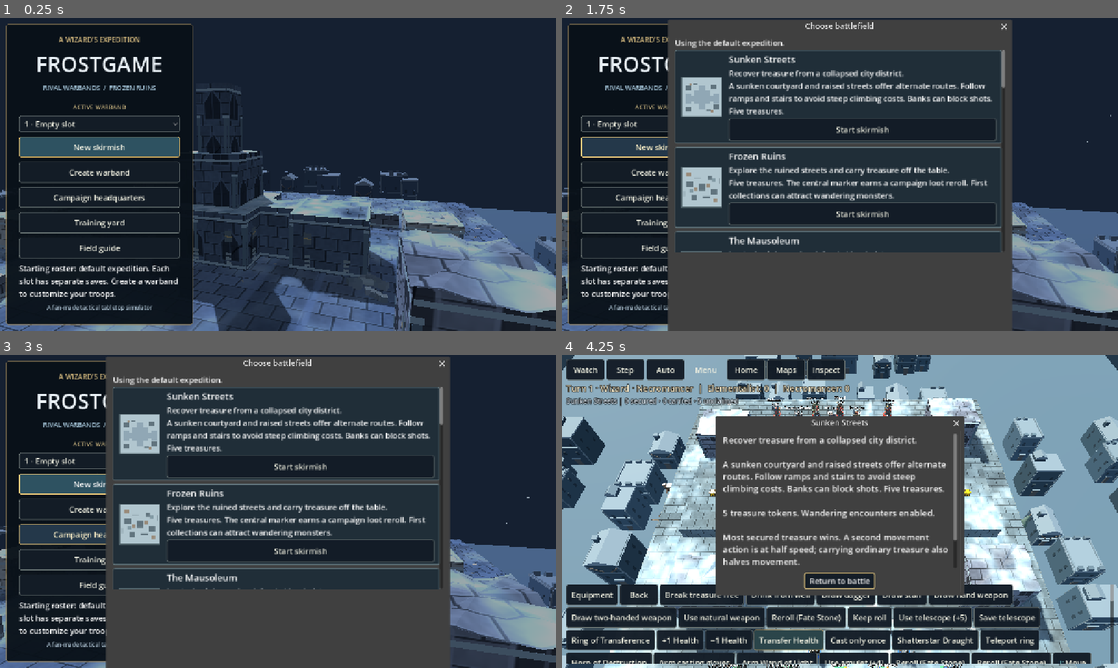
Above: before the commit, frames 1-4 (two rows, left to right).
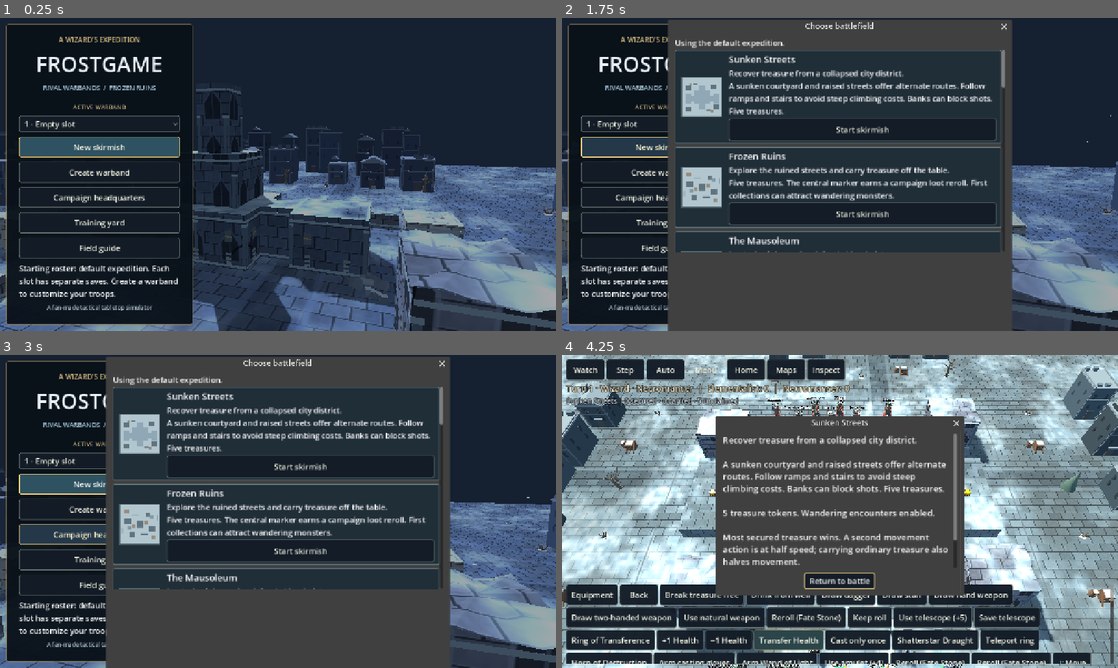
Above: after the commit, the same moments.

Repository: drag0nblad3/Frostgame
Game: Godot game, scene res://scenes/title.tscn
Same seed, same stepped clock (60 frames per second), same inputs: the game is played once before the commit and once after it.
Inputs:
- Up to frame 1 (0.25 s): no input
- Up to frame 2 (1.75 s): click "New skirmish" at 0.5 s; click "New skirmish" at 1.25 s
- Up to frame 3 (3 s): click "Campaign headquarters" at 2 s; click "Campaign headquarters" at 2.75 s
- Up to frame 4 (4.25 s): click "Start skirmish" at 3.5 s

The runs differ from the first frame. In frame 1, 5.7% of the frame differs, in the area x 0-100%, y 34-83%; in frame 2, 3.2%; in frame 3, 3.2%; in frame 4, 27%, in the area x 0-100%, y 0-100%.

Commit message:
Unify battlefield and city street level; remove floating tabletop frame

Diff:
--- a/src/view/board_view.gd
+++ b/src/view/board_view.gd
@@ -11,22 +11,31 @@
 
 var scenario_id := ""
 var cinematic := false
+var _scenery: Node3D
+var _board_size := Vector2.ZERO
+
+
+func _process(_delta: float) -> void:
+	if not is_instance_valid(_scenery):
+		return
+	var camera := get_viewport().get_camera_3d()
+	if camera!=null:
+		CityScenery.update_foreground(_scenery,camera.global_position,_board_size)
 
 
 func build(board: Board) -> void:
 	for c in get_children():
 		remove_child(c)
 		c.queue_free()
-	var top := MeshInstance3D.new()
-	var slab := BoxMesh.new()
-	slab.size = Vector3(board.size.x, 0.5, board.size.y)
-	top.mesh = slab
-	top.material_override = _mat(Color(0.74, 0.79, 0.86), 0.9)
-	top.position = TableSpace.to_world(board.size * 0.5, GroundMesh.bottom(board)-0.25)
-	add_child(top)
-	add_child(StoneFinish.floor_surface(board, scenario_id))
-	TerrainDressing.slab_frame(self, board)
-	add_child(CityScenery.build(board,board.id if scenario_id.is_empty() else scenario_id,cinematic))
+	var scenario := board.id if scenario_id.is_empty() else scenario_id
+	var floor_surface := StoneFinish.floor_surface(board,scenario)
+	var ground := DistrictGround.build(board,floor_surface.material_override)
+	add_child(ground)
+	add_child(floor_surface)
+	_scenery=CityScenery.build(board,scenario,cinematic)
+	add_child(_scenery)
+	_board_size=board.size
+	set_process(not cinematic)
 	for piece in board.pieces:
 		if piece.kind.ground_surface:
 			continue
--- a/src/view/city_scenery.gd
+++ b/src/view/city_scenery.gd
@@ -1,7 +1,7 @@
 class_name CityScenery
 extends RefCounted
-## Noninteractive district beyond the battlefield. Roofs stay below table level
-## in battle so no decorative geometry can hide the playable area.
+## Noninteractive city on the same street level as the playable battlefield.
+## Foreground districts are hidden only during low-angle outside camera views.
 
 
 static func build(board: Board, scenario: String, cinematic: bool = false) -> Node3D:
@@ -11,15 +11,16 @@
 		return root
 	var palette := VisualPalette.for_scenario(scenario)
 	var sky := Color(str(palette.get("sky","233849")))
-	var center := board.size * 0.5
-	var ground_y := -7.5
-	var floor_color := sky.lerp(Color(0.59,0.69,0.75),0.40)
-	MiniatureFactory.box(root,TableSpace.to_world(center,ground_y-0.15),Vector3(board.size.x+65,0.3,board.size.y+65),floor_color)
-	# Two irregular rings of miniature districts. A clear moat of space
-	# separates their roofs from the playable terrain border.
-	for layer in 2:
-		var distance := 7.0+layer*12.0
-		for side in 4:
+	var ground_y := 0.008
+	var floor_color := Color(str(palette.get("floor","687781"))).lerp(sky,0.18)
+	# Four batched districts. Wide streets and low near-edge props preserve
+	# battlefield sightlines without dropping the surrounding ground.
+	for side in 4:
+		var district := Node3D.new()
+		district.name="District%d"%side
+		root.add_child(district)
+		for layer in 2:
+			var distance := (8.0 if cinematic else 12.0)+layer*12.0
 			var length := board.size.x if side % 2 == 0 else board.size.y
 			var count := maxi(3, floori(length/5.5)+layer*2)
 			for i in count:
@@ -33,13 +34,13 @@
 					h += 2.0+float(posmod(seed,7))*0.35
 				var w := 2.5+float(posmod(seed,5))*0.30
 				var d := 2.8+float(posmod(seed,7))*0.21
-				_building(root,at,ground_y,h,w,d,tone,seed)
-				DistrictArchitecture.finish(root,at,ground_y,h,w,d,tone,seed)
-	EnvironmentDressing.outskirts(root,board,scenario,ground_y)
-	MiniatureBatch.bake(root)
-	for child in root.get_children():
-		if child is MeshInstance3D:
-			child.cast_shadow = GeometryInstance3D.SHADOW_CASTING_SETTING_OFF
+				_building(district,at,ground_y,h,w,d,tone,seed)
+				DistrictArchitecture.finish(district,at,ground_y,h,w,d,tone,seed)
+		EnvironmentDressing.outskirts_side(district,board,scenario,ground_y,side)
+		MiniatureBatch.bake(district)
+		for child in district.get_children():
+			if child is MeshInstance3D:
+				child.cast_shadow=GeometryInstance3D.SHADOW_CASTING_SETTING_OFF
 	return root
 
 
@@ -72,3 +73,15 @@
 			for j in 2:
 				MiniatureFactory.box(root,Vector3(at.x+(j-0.5)*w*0.48,y,at.y+side*d*0.5),Vector3(0.30,0.61,0.035),stone.darkened(0.28))
 				MiniatureFactory.box(root,Vector3(at.x+side*w*0.5,y,at.y+(j-0.5)*d*0.48),Vector3(0.035,0.61,0.30),stone.darkened(0.28))
+
+
+static func update_foreground(root: Node3D,camera: Vector3,size: Vector2) -> void:
+	var center := Vector3(size.x*0.5,0,size.y*0.5)
+	var offset := camera-center
+	var low := camera.y < Vector2(offset.x,offset.z).length()*0.62
+	for side in 4:
+		var district := root.get_node_or_null("District%d"%side) as Node3D
+		if district==null:
+			continue
+		var near := (side==0 and camera.z<0) or (side==1 and camera.x>size.x) or (side==2 and camera.z>size.y) or (side==3 and camera.x<0)
+		district.visible=not (low and near)
--- /dev/null
+++ b/src/view/district_ground.gd
@@ -0,0 +1,31 @@
+class_name DistrictGround
+extends RefCounted
+## Continuous world-space paving outside the actual game board. Never fills
+## the playable rectangle, so sunken courtyards and ramps remain intact.
+const EXTENT := 42.0
+const STREET_Y := 0.008
+
+
+static func strips(size: Vector2) -> Array[Rect2]:
+	var e := EXTENT
+	return [
+		Rect2(-e,-e,size.x+e*2.0,e),
+		Rect2(-e,size.y,size.x+e*2.0,e),
+		Rect2(-e,0,e,size.y),
+		Rect2(size.x,0,e,size.y)
+	]
+
+
+static func build(board: Board,material: Material) -> Node3D:
+	var root := Node3D.new()
+	root.name="DistrictGround"
+	for rect in strips(board.size):
+		var plane := PlaneMesh.new()
+		plane.size=rect.size
+		var node := MeshInstance3D.new()
+		node.mesh=plane
+		node.material_override=material
+		node.position=TableSpace.to_world(rect.get_center(),STREET_Y)
+		node.cast_shadow=GeometryInstance3D.SHADOW_CASTING_SETTING_OFF
+		root.add_child(node)
+	return root
--- a/src/view/environment_dressing.gd
+++ b/src/view/environment_dressing.gd
@@ -74,21 +74,19 @@
 	return false
 
 
-static func outskirts(root: Node3D,board: Board,scenario: String,y: float) -> void:
+static func outskirts_side(root: Node3D,board: Board,scenario: String,y: float,side: int) -> void:
 	if scenario in ["underground_library","training_yard"]:
 		return
-	# Scenic ring lies well below the lowest playable street.
-	for side in 4:
-		var length := board.size.x if side%2==0 else board.size.y
-		for i in 6:
-			var u := (i+0.5)*length/6.0
-			var gap := 3.0+float(posmod(i*7+side,5))*0.4
-			var at := Vector2(u,-gap) if side==0 else (Vector2(board.size.x+gap,u) if side==1 else (Vector2(u,board.size.y+gap) if side==2 else Vector2(-gap,u)))
-			var pos := Vector3(at.x,y,at.y)
-			var seed := i*23+side*11
-			if i%3==0:
-				EnvironmentVegetation.tree(root,pos,seed,scenario!="mausoleum" and (i+side)%3==0)
-			elif i%3==1:
-				EnvironmentProps.landmark(root,pos,scenario,seed)
-			else:
-				EnvironmentVegetation.shrub(root,pos,seed)
+	var length := board.size.x if side%2==0 else board.size.y
+	for i in 6:
+		var u := (i+0.5)*length/6.0
+		var gap := 4.5+float(posmod(i*7+side,5))*0.4
+		var at := Vector2(u,-gap) if side==0 else (Vector2(board.size.x+gap,u) if side==1 else (Vector2(u,board.size.y+gap) if side==2 else Vector2(-gap,u)))
+		var pos := Vector3(at.x,y,at.y)
+		var seed := i*23+side*11
+		if i%3==0:
+			EnvironmentVegetation.tree(root,pos,seed,scenario!="mausoleum" and (i+side)%3==0)
+		elif i%3==1:
+			EnvironmentProps.landmark(root,pos,scenario,seed)
+		else:
+			EnvironmentVegetation.shrub(root,pos,seed)
--- a/src/view/materials/frozen_stone.gdshader
+++ b/src/view/materials/frozen_stone.gdshader
@@ -8,6 +8,7 @@
 uniform vec2 footprint_origin = vec2(0.0);
 uniform vec2 footprint_size = vec2(36.0);
 uniform bool city_paving = false;
+uniform bool battle_boundary = false;
 uniform bool walkable_roof = false;
 uniform float building_height = 4.0;
 varying vec3 world_pos;
@@ -93,7 +94,18 @@
 		float crack = (1.0-smoothstep(0.010,0.035,fracture))*smoothstep(0.54,0.72,noise2(vec2(u,world_pos.y)*0.54));
 		rock *= 1.0-crack*0.62;
 	}
-	ALBEDO = mix(rock, ice, snow * 0.90);
+	vec3 surface_color = mix(rock, ice, snow * 0.90);
+	if (ground && battle_boundary && top) {
+		// The playable extent is marked by a thin inlaid stone band, not a raised frame.
+		vec2 p_edge = min(horizontal, footprint_size-horizontal);
+		float boundary = min(p_edge.x,p_edge.y);
+		float band = 1.0-smoothstep(0.035,0.10,abs(boundary));
+		surface_color = mix(surface_color,vec3(0.37,0.40,0.43),band*0.78);
+		// Subtle distinction outside the combat area without an abrupt material seam.
+		float beyond = 1.0-smoothstep(-3.0,-0.15,boundary);
+		surface_color *= 1.0-beyond*0.12;
+	}
+	ALBEDO = surface_color;
 	ROUGHNESS = mix(0.93, 0.64, snow);
 	SPECULAR = mix(0.21, 0.33, snow);
 }
--- a/src/view/stone_finish.gd
+++ b/src/view/stone_finish.gd
@@ -29,6 +29,7 @@
 	var mat := material(Color(str(palette.get("floor", "687781"))), true)
 	mat.set_shader_parameter("snow_amount", float(palette.get("snow", 0.86)))
 	mat.set_shader_parameter("footprint_size",board.size)
+	mat.set_shader_parameter("battle_boundary",true)
 	mat.set_shader_parameter("city_paving",scenario not in ["underground_library","worm_hunts","training_yard"] and board.id not in ["underground_library","worm_hunts","training_yard"])
 	node.material_override = mat
 	node.cast_shadow = GeometryInstance3D.SHADOW_CASTING_SETTING_OFF
--- /dev/null
+++ b/tests/unit/test_district_ground.gd
@@ -0,0 +1,37 @@
+extends TestCase
+
+
+func test_street_ring_has_no_overlap_with_playable_floor() -> void:
+	var board := BoardLoader.load_id("sunken_streets",TerrainDb.load_file())
+	var interior := Rect2(Vector2.ZERO,board.size)
+	var strips := DistrictGround.strips(board.size)
+	check_eq(strips.size(),4)
+	for rect in strips:
+		check(not rect.intersects(interior))
+	check_eq(strips[0].end.y,0.0)
+	check_eq(strips[1].position.y,board.size.y)
+	check_eq(strips[2].end.x,0.0)
+	check_eq(strips[3].position.x,board.size.x)
+	var floor_surface := StoneFinish.floor_surface(board,"sunken_streets")
+	var root := DistrictGround.build(board,floor_surface.material_override)
+	for child in root.get_children():
+		var mesh: MeshInstance3D=child
+		check(is_equal_approx(mesh.position.y,DistrictGround.STREET_Y))
+		check_eq(mesh.material_override,floor_surface.material_override)
+	check(board.ground_height_at(Vector2(18,18))<0.0)
+	root.free()
+	floor_surface.free()
+
+
+func test_foreground_cutaway_preserves_distant_city() -> void:
+	var root := Node3D.new()
+	for side in 4:
+		var node := Node3D.new()
+		node.name="District%d"%side
+		root.add_child(node)
+	CityScenery.update_foreground(root,Vector3(18,4,-20),Vector2(36,36))
+	check(not root.get_node("District0").visible)
+	check(root.get_node("District2").visible)
+	CityScenery.update_foreground(root,Vector3(18,40,-20),Vector2(36,36))
+	check(root.get_node("District0").visible)
+	root.free()
